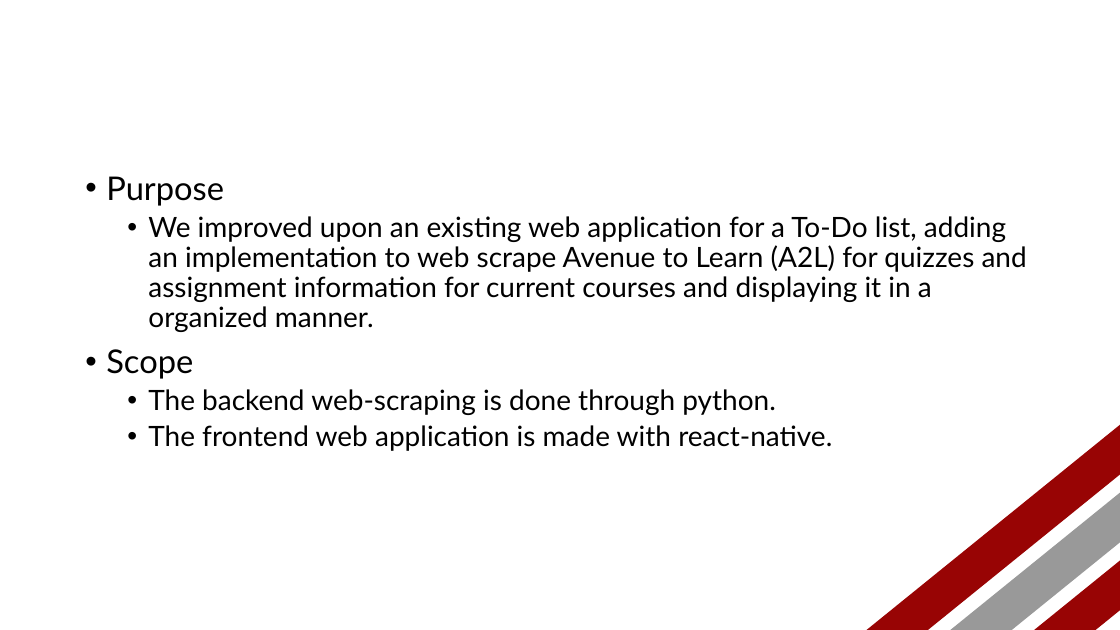
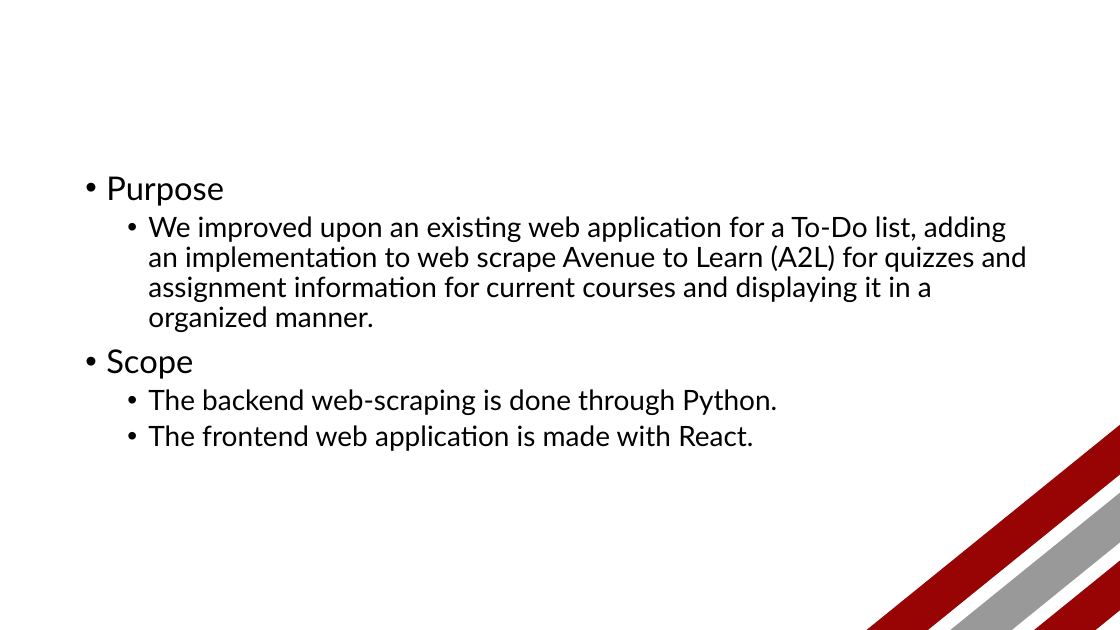
Before and after one commit to mehtaj8/Euneva, a slide deck: slide 2 of Doc/FinalPresentation/FinalPresentation.pptx. Drawn at 1120x630 pixels with LibreOffice and Linux fonts; fonts in the diff are those of the drawing. Boxes give left, top, right and bottom in pixels: in the first picture for what was removed or moved away, otherwise in the second. Text is boxed around its words. In the diff, an @@ line names an element or a change of style, - is before the commit and + after.

```diff
--- a/Doc/FinalPresentation/FinalPresentation.pptx
+++ b/Doc/FinalPresentation/FinalPresentation.pptx
@@ text at [148,389,777,451]: text changed @@
-  • The backend web-scraping is done through python.
-  • The frontend web application is made with react-native.
+  • The backend web-scraping is done through Python.
+  • The frontend web application is made with React.
```
Also in this commit, not shown: 3 other slides changed.
